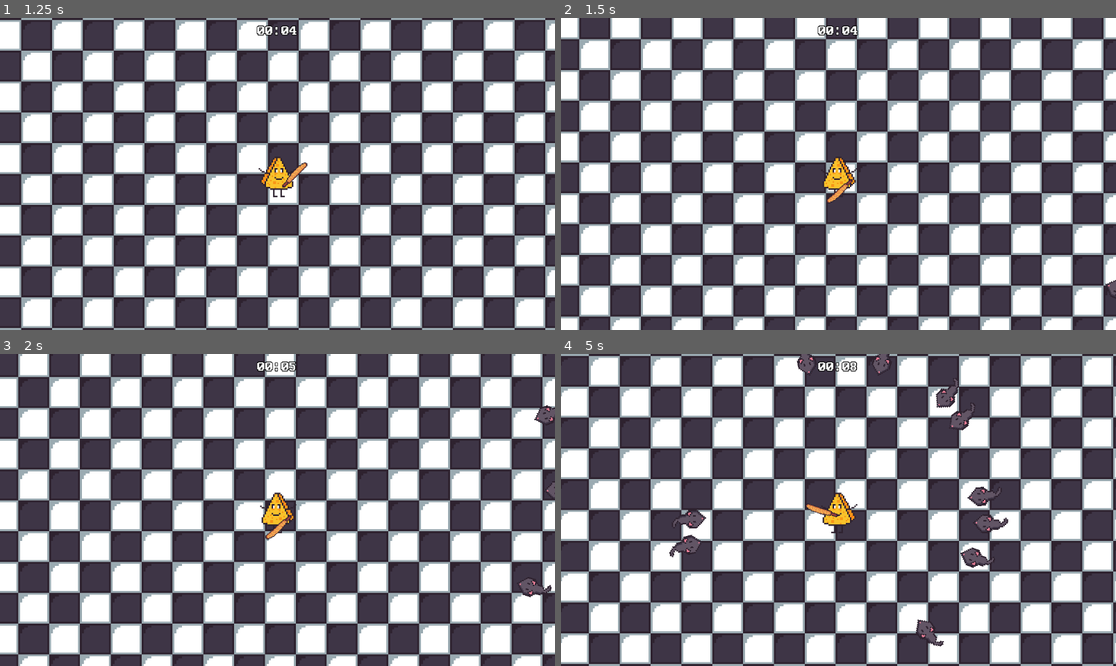
Above: before the commit, frames 1-4 (two rows, left to right).
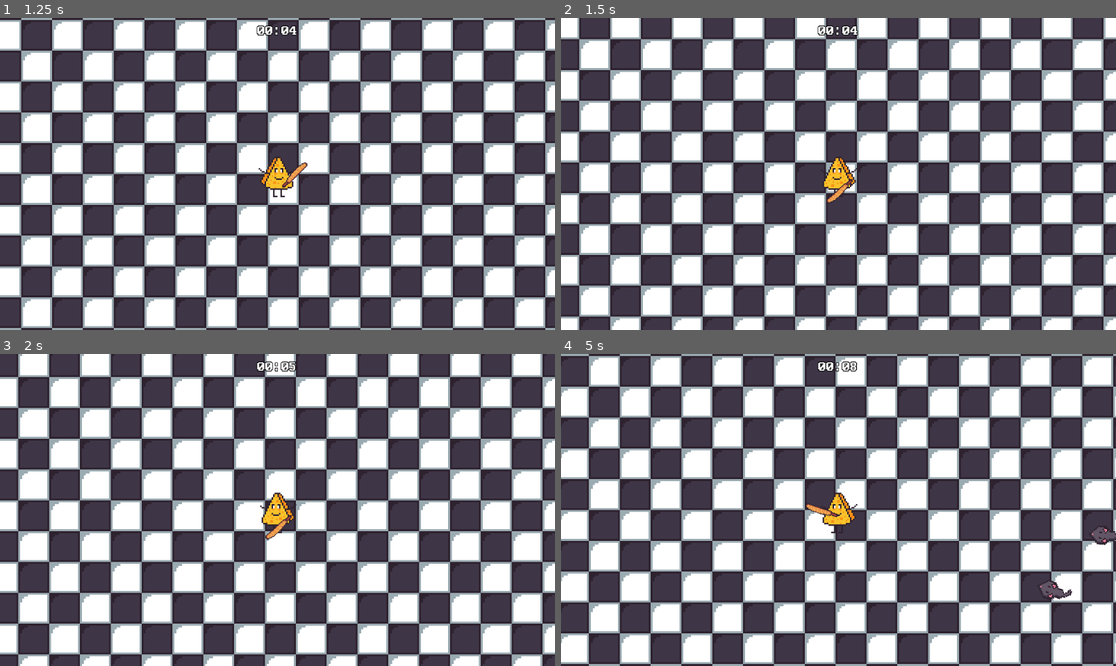
Above: after the commit, the same moments.

Repository: Fiss53/CheeseSurvivor
Game: Godot game, scene res://Scenes/MainScene.tscn
Same seed, same stepped clock (60 frames per second), same inputs: the game is played once before the commit and once after it.
Inputs:
- Up to frame 1 (1.25 s): tap Enter at 0.5 s; hold Right (ui_right) from 0.53 s (still down)
- Up to frame 2 (1.5 s): release Right (ui_right) at 1.28 s; hold Down (ui_down) from 1.28 s (still down)
- Up to frame 3 (2 s): keep holding Down (ui_down)
- Up to frame 4 (5 s): release Down (ui_down) at 2.03 s; hold Right (ui_right) 2.03-2.78 s; hold Up (ui_up) 2.78-3.53 s; hold Left (ui_left) from 3.53 s (still down)

Frame 1 is identical in both runs. In frame 2, less than 0.1% of the frame differs, in the area x 98-100%, y 83-89%; in frame 3, 0.3%; in frame 4, 2.2%, in the area x 19-100%, y 0-94%.

Commit message:
Modification de la répartition du spawn

Diff:
--- a/Scripts/EnnemyPool.gd
+++ b/Scripts/EnnemyPool.gd
@@ -5,10 +5,14 @@
 func _process(_delta):
 	var ennemies_count = get_child_count()
 	if (ennemies_count < MAX_ENNEMIES):
+		var r_min = 900
+		var r_max = 1900
+
 		var angle = randf_range(0, 2 * PI)
+		var r = randf_range(r_min, r_max)
 
-		var ennemy_x = int(cos(angle) * 900)
-		var ennemy_y = int(sin(angle) * 900)
+		var ennemy_x = int(cos(angle) * r)
+		var ennemy_y = int(sin(angle) * r)
 
 		var ennemy = load("res://Scenes/Ennemy.tscn").instantiate()
 		ennemy.position.x = $"../Player".position.x + ennemy_x
